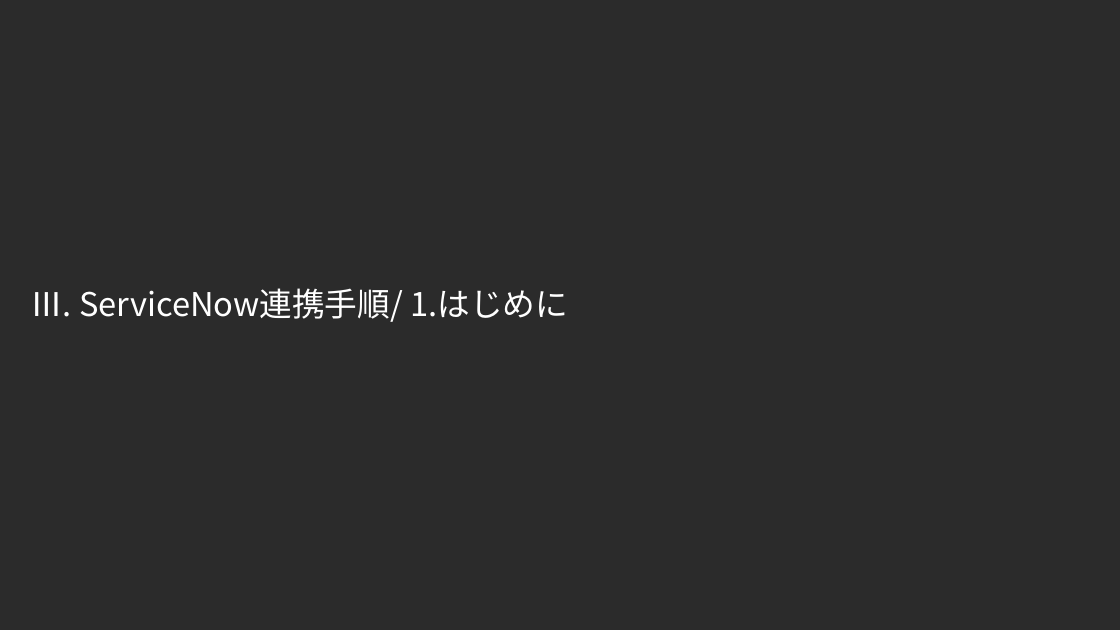
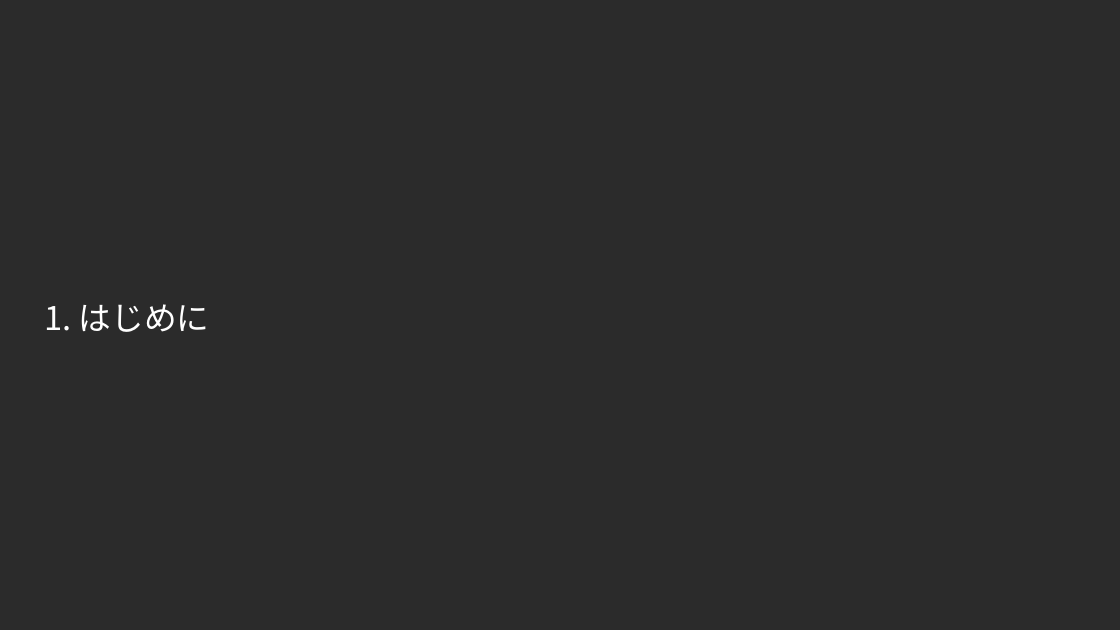
Before and after one commit to exastro-suite/SettingSamples-ServiceNow, a slide deck: slide 5 of docs/setting-samples-servicenow-install_ja.pptx (slide 22 before the commit). Drawn at 1120x630 pixels with LibreOffice and Linux fonts; fonts in the diff are those of the drawing; background and template pictures are left out; a plain dark background stands for a picture behind light text. Boxes give left, top, right and bottom in pixels: in the first picture for what was removed or moved away, otherwise in the second. Text is boxed around its words. In the diff, an @@ line names an element or a change of style, - is before the commit and + after.

```diff
--- a/docs/setting-samples-servicenow-install_ja.pptx
+++ b/docs/setting-samples-servicenow-install_ja.pptx
@@ text at [44,304,210,332]: text changed @@
-Ⅲ. ServiceNow連携手順/ 1.はじめに
+1. はじめに
```
Also in this commit, not shown: 19 other slides changed, 30 slides added, 42 slides removed, 1 other file.
